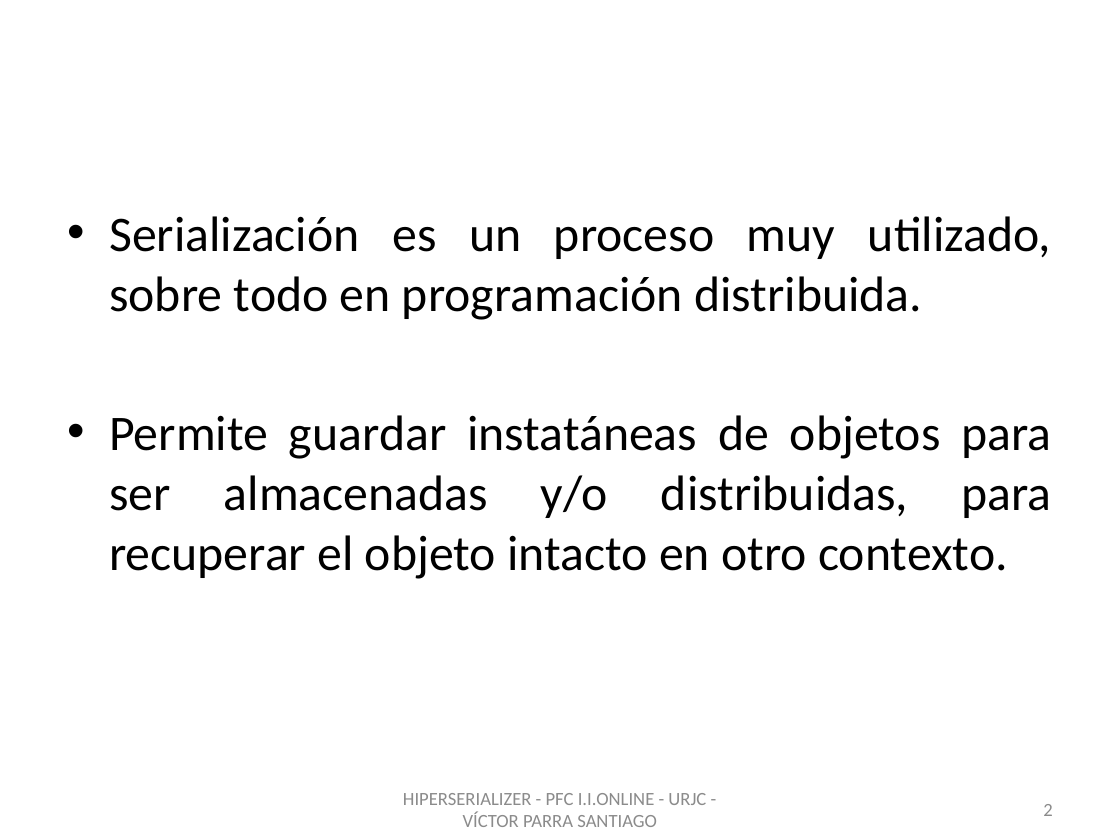
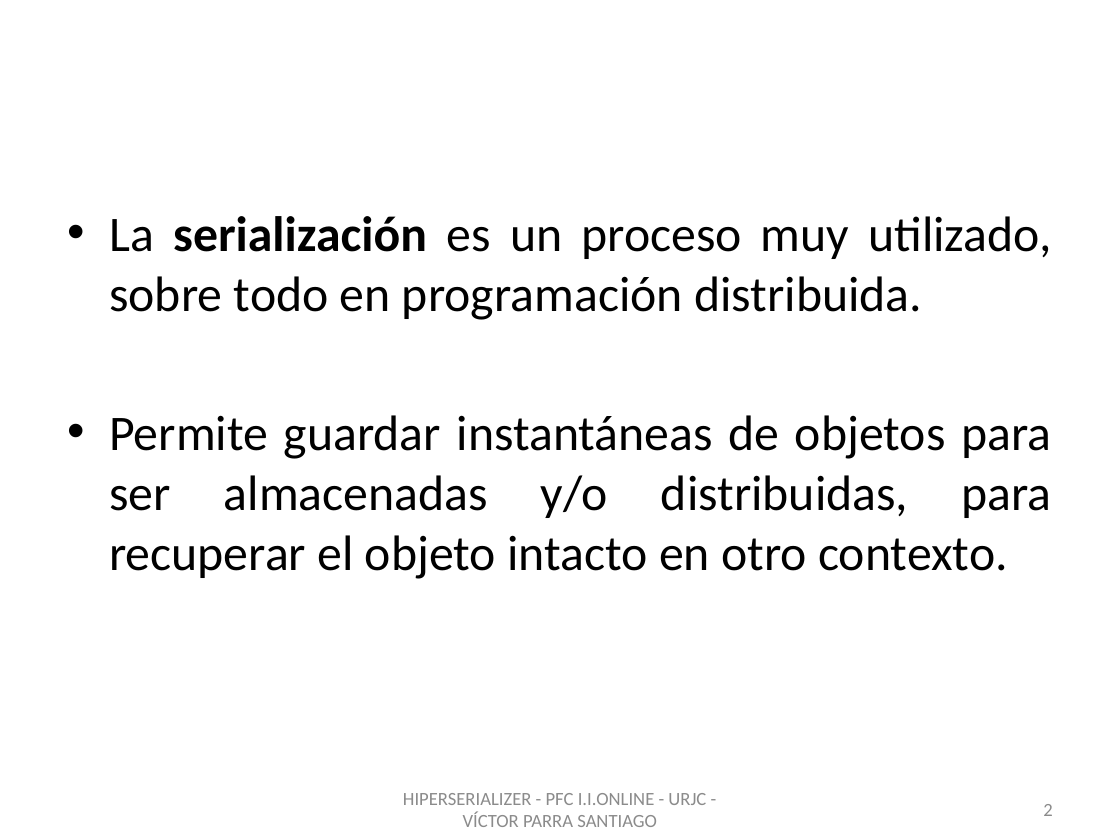
Before and after one commit to vitiparra/ProyectoFinDeCarrera, a slide deck: slide 2 of Memoria/HiperSerializer.pptx. Drawn at 1120x840 pixels with LibreOffice and Linux fonts; fonts in the diff are those of the drawing; background and template pictures are left out. Boxes give left, top, right and bottom in pixels: in the first picture for what was removed or moved away, otherwise in the second. Text is boxed around its words. In the diff, an @@ line names an element or a change of style, - is before the commit and + after.

```diff
--- a/Memoria/HiperSerializer.pptx
+++ b/Memoria/HiperSerializer.pptx
@@ text at box(109, 216, 1051, 579): text changed @@
-• Serialización es un proceso muy utilizado, sobre todo en programación distribuida.
-• Permite guardar instatáneas de objetos para ser almacenadas y/o distribuidas, para recuperar el objeto intacto en otro contexto.
+• La serialización es un proceso muy utilizado, sobre todo en programación distribuida.
+• Permite guardar instantáneas de objetos para ser almacenadas y/o distribuidas, para recuperar el objeto intacto en otro contexto.
```
Also in this commit, not shown: 9 other slides changed, 2 slides added, 1 other file.
